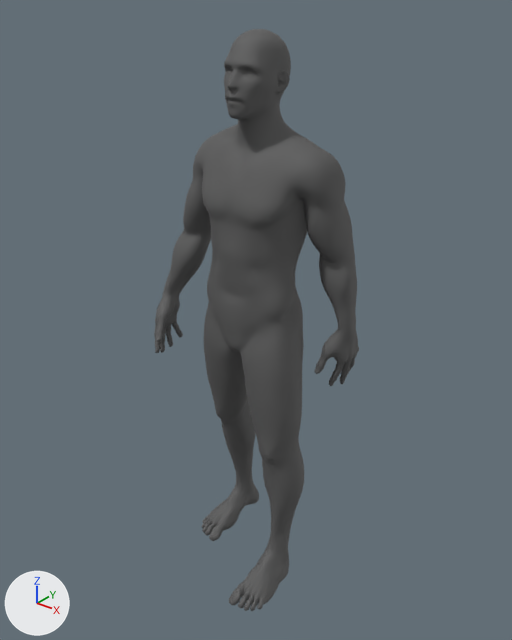
Renders of the OBJ model GM21Game05_input/Project4/asset/model/human.obj from each side of a commit.
The view is the same before and after, from a 50 mm camera at (14.82, -18.31, 10.94) aimed at (0.08, 0.12, -0.48). The lights are fixed; the arrows at lower left show +X, +Y and +Z. Where no turn or scale is listed for an object, it has been applied to the vertices.

Names of what the first picture shows: 'Group1'.
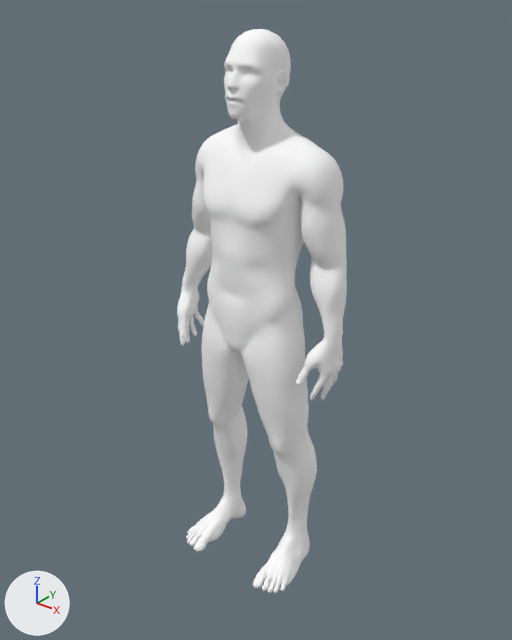
Location of each change, (x1, y1, x2, y2) in pixels of the pictures (512 x 640 px; the box of a moved part takes in the faces that stretch with it):
'Group1', surface changed, reshaped (grey to white, 17% narrower): before (154, 29, 359, 611); after (177, 29, 347, 593)
part 1 of me_group1, moved or reshaped: before (154, 147, 359, 611); after (177, 148, 347, 593)

The change, as a list of edits to the scene's bpy script:
```text
Add img_field_jpg:
    img_field_jpg = load_image('field.jpg', 'field.jpg', 1300, 1300, 'sRGB')
Change mat_default:
    remove mat_default.base_color = (0.103, 0.103, 0.103)  # dark grey #5a5a5a
    add mat_default.texture = img_field_jpg
Change me_group1:
    used by ob_group1; location = (0.0, 0.0, 0.0)
    remove me_group1.from_pydata(...)  # 24461 vertices, 24459 faces; spans x -4.1..3.5, y -3.4..2.4, z -11.4..9.5
    add me_group1.from_pydata(...)  # 24461 vertices, 24459 faces; spans x -4.1..3.5, y -1.9..1.9, z -11.3..9.5
    me_group1 part 1: 17413 of 24461 vertices moved; they spanned x -4.1..3.5, y -3.4..2.4, z -11.4..5.7 and now span x -4.1..3.5, y -1.9..1.8, z -11.3..5.7; mean shift (0.0, 0.1, -0.1); largest move (1.7, -3.3, -11.0) -> (1.7, -1.8, -11.3)
```
